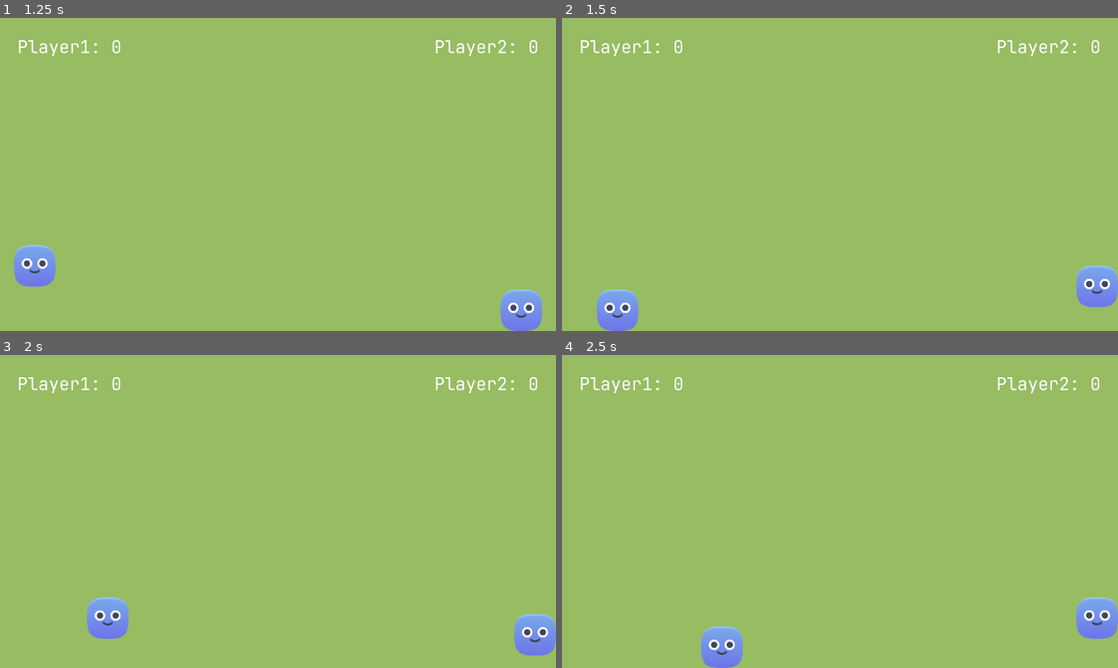
Above: before the commit, frames 1-4 (two rows, left to right).
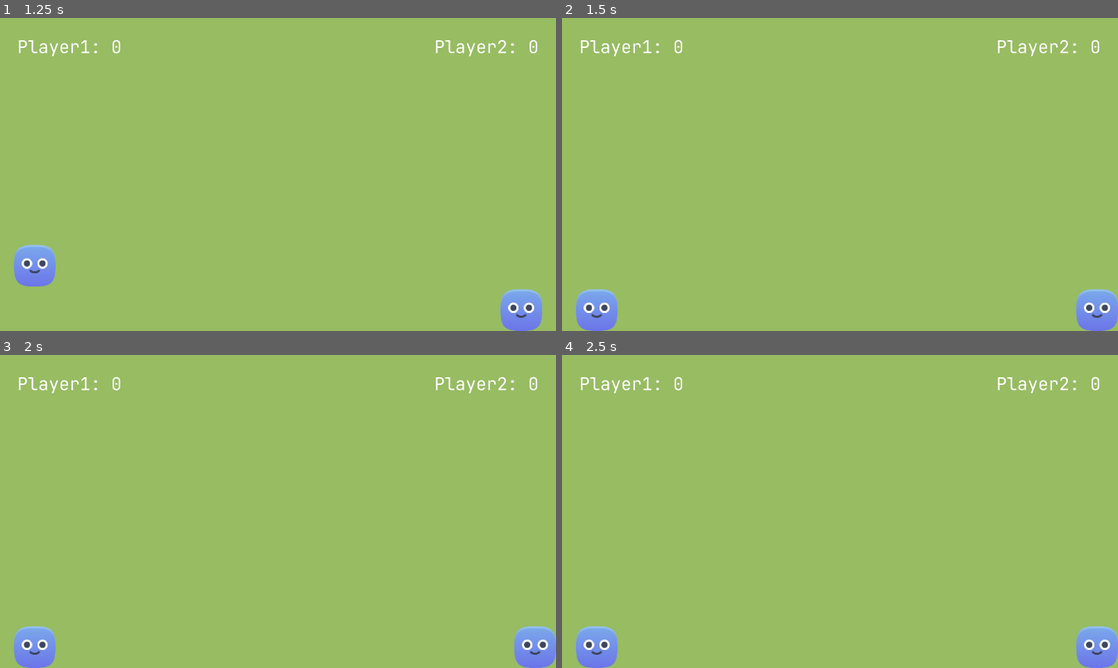
Above: after the commit, the same moments.

Repository: Aschii6/Block-Drop
Game: Godot game, scene res://scenes/screens/title_screen/title_screen.tscn
The game is run twice, just before and just after one commit, with the same random seed, the same clock (stepped at 60 frames per second) and the same inputs.
Inputs:
- Up to frame 1 (1.25 s): click "Start" at 0.5 s
- Up to frame 2 (1.5 s): tap Enter (ui_accept) at 1.25, 1.35 s; hold Right (ui_right) from 1.28 s (still down)
- Up to frame 3 (2 s): keep holding Right (ui_right); tap Enter (ui_accept) at 1.52, 1.82 s
- Up to frame 4 (2.5 s): keep holding Right (ui_right); tap Enter (ui_accept) at 2.1, 2.27 s

Frame 1 is identical in both runs. In frame 2, 2.6% of the frame differs, in the area x 2-100%, y 78-100%; in frame 3, 2.7%; in frame 4, 3.4%, in the area x 2-100%, y 77-100%.

Commit message:
Different player controls

Diff:
--- a/project.godot
+++ b/project.godot
@@ -24,6 +24,39 @@
 window/size/viewport_width=1600
 window/size/viewport_height=900
 
+[input]
+
+player_one_jump={
+"deadzone": 0.5,
+"events": [Object(InputEventKey,"resource_local_to_scene":false,"resource_name":"","device":-1,"window_id":0,"alt_pressed":false,"shift_pressed":false,"ctrl_pressed":false,"meta_pressed":false,"pressed":false,"keycode":0,"physical_keycode":87,"key_label":0,"unicode":119,"location":0,"echo":false,"script":null)
+]
+}
+player_one_left={
+"deadzone": 0.5,
+"events": [Object(InputEventKey,"resource_local_to_scene":false,"resource_name":"","device":-1,"window_id":0,"alt_pressed":false,"shift_pressed":false,"ctrl_pressed":false,"meta_pressed":false,"pressed":false,"keycode":0,"physical_keycode":65,"key_label":0,"unicode":97,"location":0,"echo":false,"script":null)
+]
+}
+player_one_right={
+"deadzone": 0.5,
+"events": [Object(InputEventKey,"resource_local_to_scene":false,"resource_name":"","device":-1,"window_id":0,"alt_pressed":false,"shift_pressed":false,"ctrl_pressed":false,"meta_pressed":false,"pressed":false,"keycode":0,"physical_keycode":68,"key_label":0,"unicode":100,"location":0,"echo":false,"script":null)
+]
+}
+player_two_jump={
+"deadzone": 0.5,
+"events": [Object(InputEventKey,"resource_local_to_scene":false,"resource_name":"","device":-1,"window_id":0,"alt_pressed":false,"shift_pressed":false,"ctrl_pressed":false,"meta_pressed":false,"pressed":false,"keycode":0,"physical_keycode":4194320,"key_label":0,"unicode":0,"location":0,"echo":false,"script":null)
+]
+}
+player_two_left={
+"deadzone": 0.5,
+"events": [Object(InputEventKey,"resource_local_to_scene":false,"resource_name":"","device":-1,"window_id":0,"alt_pressed":false,"shift_pressed":false,"ctrl_pressed":false,"meta_pressed":false,"pressed":false,"keycode":0,"physical_keycode":4194319,"key_label":0,"unicode":0,"location":0,"echo":false,"script":null)
+]
+}
+player_two_right={
+"deadzone": 0.5,
+"events": [Object(InputEventKey,"resource_local_to_scene":false,"resource_name":"","device":-1,"window_id":0,"alt_pressed":false,"shift_pressed":false,"ctrl_pressed":false,"meta_pressed":false,"pressed":false,"keycode":0,"physical_keycode":4194321,"key_label":0,"unicode":0,"location":0,"echo":false,"script":null)
+]
+}
+
 [rendering]
 
 textures/canvas_textures/default_texture_filter=0
--- a/scenes/player/player.gd
+++ b/scenes/player/player.gd
@@ -2,18 +2,32 @@
 
 @export var player_number: int = 1
 
-const SPEED = 300.0
-const JUMP_VELOCITY = -400.0
+const SPEED = 400.0
+const JUMP_VELOCITY = -600.0
 
+var jump: String
+var left: String
+var right: String
+
+func _ready() -> void:
+	var numberString
+	if (player_number == 1):
+		numberString = "one"
+	else:
+		numberString = "two"
+
+	jump = "player_" + numberString + "_jump"
+	left = "player_" + numberString + "_left"
+	right = "player_" + numberString + "_right"
 
 func _physics_process(delta: float) -> void:
 	if not is_on_floor():
 		velocity += get_gravity() * delta
 
-	if Input.is_action_just_pressed("ui_accept") and is_on_floor():
+	if Input.is_action_just_pressed(jump) and is_on_floor():
 		velocity.y = JUMP_VELOCITY
 
-	var direction := Input.get_axis("ui_left", "ui_right")
+	var direction := Input.get_axis(left, right)
 	if direction:
 		velocity.x = direction * SPEED
 	else:
